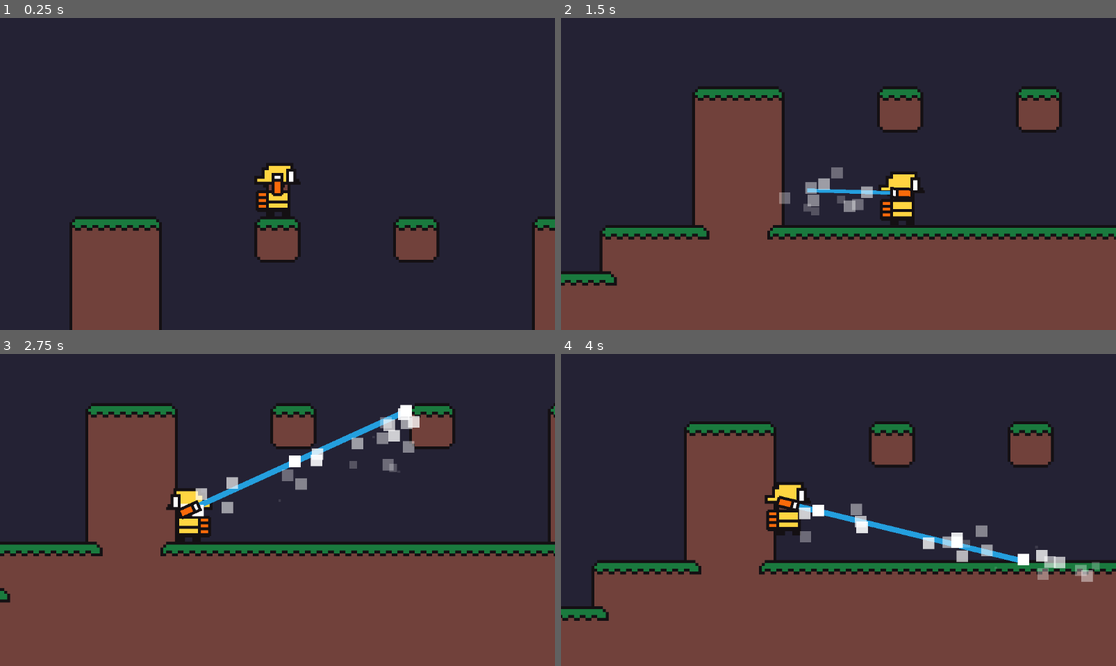
Above: before the commit, frames 1-4 (two rows, left to right).
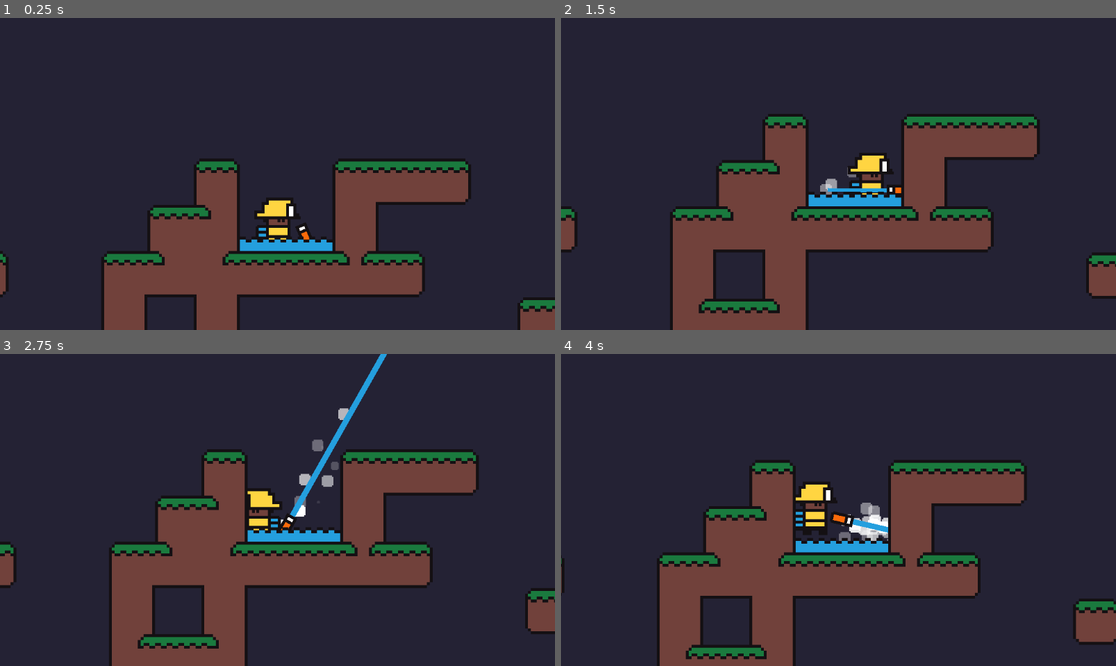
Above: after the commit, the same moments.

Repository: noah-eben/Nature-Rescue-Game
Game: Godot game, scene res://scenes/level_zero.tscn
Same seed, same stepped clock (60 frames per second), same inputs: the game is played once before the commit and once after it.
Inputs (mouse positions are in pixels of both pictures, inside the frame that each line leads up to):
- Up to frame 1 (0.25 s): no input
- Up to frame 2 (1.5 s): tap Enter (ui_accept) at 0.5, 0.77 s; move the mouse to (960, 158) at 0.52 s; press the mouse at (960, 158) at 0.53 s; hold Right (right) from 0.53 s (still down); move the mouse to (727, 189) at 1.27 s; release the mouse at (727, 189) at 1.28 s; click (727, 189) at 1.35 s
- Up to frame 3 (2.75 s): tap Enter (ui_accept) at 1.52 s; move the mouse to (333, 441) at 2.02 s; release Right (right) at 2.03 s; press the mouse at (333, 441) at 2.03 s; hold A (left) from 2.03 s (still down)
- Up to frame 4 (4 s): move the mouse to (810, 572) at 2.77 s; release A (left) at 2.78 s; release the mouse at (810, 572) at 2.78 s; hold Right (right) from 2.78 s (still down); click (810, 572) at 2.85 s; tap Enter (ui_accept) at 3.02, 3.77 s; move the mouse to (1005, 556) at 3.52 s; press the mouse at (1005, 556) at 3.53 s

The runs differ from the first frame. In frame 1, 25% of the frame differs, in the area x 0-100%, y 44-100%; in frame 2, 43%; in frame 3, 50%, in the area x 0-100%, y 0-100%; in frame 4, 42%.

Commit message:
Added water and reordered z-indexes

Diff:
--- a/scenes/level_zero.tscn
+++ b/scenes/level_zero.tscn
@@ -10,6 +10,8 @@
 texture = ExtResource("1_6oe1b")
 texture_region_size = Vector2i(32, 32)
 0:0/0 = 0
+1:0/0 = 0
+2:0/0 = 0
 
 [sub_resource type="TileSet" id="TileSet_7dtwl"]
 tile_size = Vector2i(32, 32)
@@ -409,10 +411,17 @@
 [node name="Level Zero" type="Node2D"]
 
 [node name="Sky" type="TileMapLayer" parent="."]
+z_index = -2
 tile_map_data = PackedByteArray("AAAAAP//AAAAAAAAAAAAAAAAAAAAAAAAAAAAAAEAAAAAAAAAAAAAAAIAAAAAAAAAAAAAAAMAAAAAAAAAAAAAAA …(10304 unchanged characters)…
 tile_set = SubResource("TileSet_7dtwl")
 
+[node name="Water" type="TileMapLayer" parent="."]
+z_index = 1
+tile_map_data = PackedByteArray("AAAUAAUAAAABAAAAAAAVAAUAAAABAAAAAAA=")
+tile_set = SubResource("TileSet_7dtwl")
+
 [node name="Surfaces" type="TileMapLayer" parent="."]
+z_index = 1
 tile_map_data = PackedByteArray("AAAGAAkAAAAKAAAAAAAHAAkAAAAFAAEAAAAIAAkAAAAGAAEAAAACAAoAAAAKAAAAAAADAAoAAAAKAAAAAAAEAA …(4896 unchanged characters)…
 tile_set = SubResource("TileSet_a0gos")
 
@@ -426,6 +435,15 @@
 script = ExtResource("2_a0gos")
 
 [node name="Firefighter" parent="." instance=ExtResource("2_buf0d")]
-position = Vector2(368, 153)
+position = Vector2(666, 120)
 
 [node name="waterGunTwo" parent="Firefighter" instance=ExtResource("5_qnx47")]
+position = Vector2(19, 11)
+
+[node name="ColorRect" type="ColorRect" parent="."]
+visible = false
+offset_left = 640.0
+offset_top = 182.0
+offset_right = 704.0
+offset_bottom = 192.0
+color = Color(0.141176, 0.623529, 0.870588, 0.643137)
--- a/scenes/water_gun_two.tscn
+++ b/scenes/water_gun_two.tscn
@@ -1,7 +1,6 @@
-[gd_scene load_steps=8 format=3 uid="uid://b8qvugb8f4ram"]
+[gd_scene load_steps=7 format=3 uid="uid://b8qvugb8f4ram"]
 
 [ext_resource type="Script" uid="uid://g1dbff052g51" path="res://scenes/water_gun_two.gd" id="1_hv546"]
-[ext_resource type="Script" uid="uid://c40r3kn8e4e43" path="res://scripts/raycast.gd" id="2_llah7"]
 [ext_resource type="Texture2D" uid="uid://d30jtcgpbymjx" path="res://sprites/watergun.png" id="2_prlqg"]
 [ext_resource type="Texture2D" uid="uid://b123l8aju2535" path="res://sprites/circle.png" id="3_llah7"]
 
@@ -21,7 +20,6 @@
 [node name="RayCast2D" type="RayCast2D" parent="."]
 target_position = Vector2(600, 0)
 collide_with_areas = true
-script = ExtResource("2_llah7")
 
 [node name="Line2D" type="Line2D" parent="RayCast2D"]
 points = PackedVector2Array(0, 0, 100, 0)
@@ -29,6 +27,7 @@
 default_color = Color(0.141176, 0.623529, 0.870588, 1)
 
 [node name="Particles" type="CPUParticles2D" parent="RayCast2D"]
+z_index = -1
 emitting = false
 texture = ExtResource("3_llah7")
 lifetime = 0.15
@@ -41,6 +40,7 @@
 color_initial_ramp = SubResource("Gradient_2i20j")
 
 [node name="Particles2" type="CPUParticles2D" parent="RayCast2D"]
+z_index = -1
 emitting = false
 amount = 18
 texture = ExtResource("3_llah7")
--- a/scripts/firefighter.gd
+++ b/scripts/firefighter.gd
@@ -6,6 +6,7 @@
 @export var MAXSPEED : float = 240
 @export var JUMPFORCE : float = 2200
 @export var ACCEL : float = 60
+@export var WATERJETFORCE: float = 100
 
 var motion = Vector2()
 
@@ -45,7 +46,8 @@
 		var pos = position
 		var shoot_dir = pos - mouse_pos
 		var shoot_dir_normalized = shoot_dir.normalized()
-		motion = lerp(motion, shoot_dir_normalized * 500, 1)
+		motion = lerp(motion, shoot_dir_normalized * WATERJETFORCE, 1)
+
 
 
 	#if is_on_floor():
--- a/scripts/raycast.gd
+++ /dev/null
@@ -1,5 +0,0 @@
-extends RayCast2D
-
-func _ready() -> void:
-	#add_exception_rid(RID(738734374915))
-	pass
Not shown, removed: scripts/raycast.gd.uid
Binary file changed: sprites/circle.png
Binary file changed: sprites/firefighter.png
Binary file changed: sprites/tilesetThree.png
